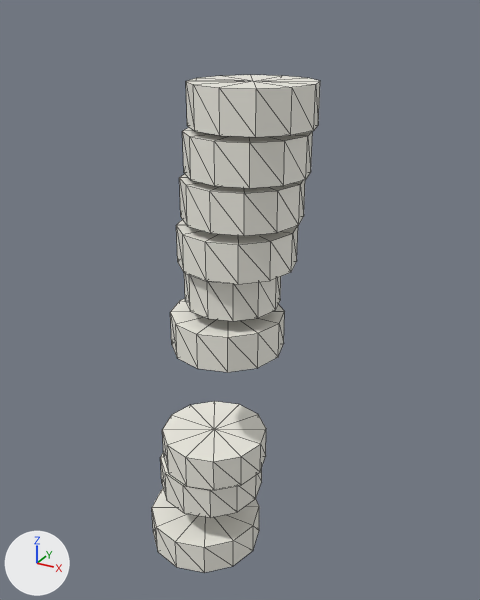
What one commit did to the glTF model public/studio/v2.15.0/d_pisa/model.glb.
Before and after are seen from a camera (50 mm lens) standing at (5.34, -8.26, 9.27) and looking at (0.64, 0.27, 5.01). Every picture has the same lights, and +X, +Y and +Z are marked at lower left. The older version comes first. Mesh edges are drawn as thin lines. Where no turn or scale is listed for an object, it has been applied to the vertices.

Script lines for the objects in view, before the commit:
```python
me_geometry_0 = bpy.data.meshes.new('geometry_0')
me_geometry_0.from_pydata(...)  # a 12-sided cylinder along z spanning x -0.94..1.06, y -1.0..1.0, z 0.21..0.79
me_geometry_0.materials.append(mat_defaultmaterial)
me_geometry_2 = bpy.data.meshes.new('geometry_2')
me_geometry_2.from_pydata(...)  # a 12-sided cylinder along z spanning x -0.69..1.11, y -0.9..0.9, z 1.41..1.99
me_geometry_2.materials.append(mat_defaultmaterial_002)
me_geometry_6 = bpy.data.meshes.new('geometry_6')
me_geometry_6.from_pydata(...)  # a 12-sided cylinder along z spanning x 0.01..1.81, y -0.9..0.9, z 7.14..7.72
me_geometry_6.materials.append(mat_defaultmaterial_006)
ob_part0 = bpy.data.objects.new('part0', me_geometry_0)
ob_part0.location = (0.0, 0.0, 0.0)
ob_part2 = bpy.data.objects.new('part2', me_geometry_2)
ob_part2.location = (0.0, 0.0, 0.0)
ob_part6 = bpy.data.objects.new('part6', me_geometry_6)
ob_part6.location = (0.0, 0.0, 0.0)
# also in view: 'part4' at (0.74, 0.0, 6.05); 'part7' at (0.99, 0.0, 8.09); 'part3' at (0.28, 0.0, 2.3); 'part1' at (0.57, 0.0, 4.6); 'part5' at (0.83, 0.0, 6.77)
```
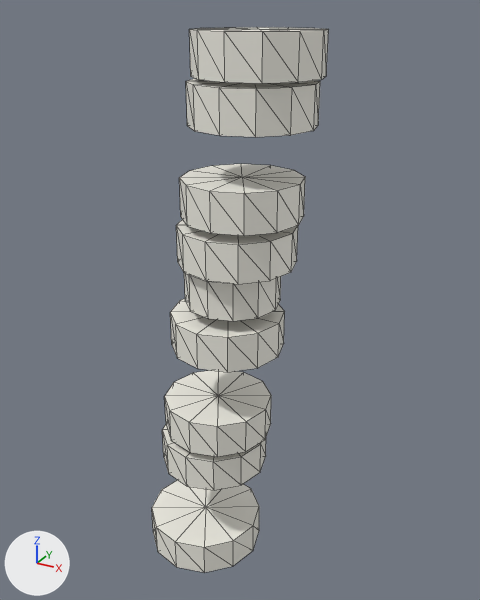
Where the change shows, as pixel boxes (x1, y1, x2, y2) in the pictures (480 x 600 px):
'part6', moved
    before: (182, 127, 313, 188)
    after: (189, 27, 329, 83)
'part2', moved
    before: (160, 453, 262, 518)
    after: (165, 370, 271, 457)

The change, as a diff of the scene's bpy script:
```diff
--- a/public/studio/v2.15.0/d_pisa/model.glb.py
+++ b/public/studio/v2.15.0/d_pisa/model.glb.py
@@ me_geometry_2 @@
 # used by ob_part2; location = (0.0, 0.0, 0.0)
-me_geometry_2.from_pydata(...)  # 26 vertices, 48 faces; spans x -0.69..1.11, y -0.9..0.9, z 1.41..1.99
+me_geometry_2.from_pydata(...)  # 26 vertices, 48 faces; spans x -0.53..1.27, y -0.9..0.9, z 2.71..3.29
+# me_geometry_2 part 1: the whole mesh is moved by (0.16, 0.0, 1.3)
 me_geometry_2.materials.append(mat_defaultmaterial_002)
@@ me_geometry_6 @@
 # used by ob_part6; location = (0.0, 0.0, 0.0)
-me_geometry_6.from_pydata(...)  # 26 vertices, 48 faces; spans x 0.01..1.81, y -0.9..0.9, z 7.14..7.72
+me_geometry_6.from_pydata(...)  # 26 vertices, 48 faces; spans x 0.17..1.97, y -0.9..0.9, z 8.44..9.02
+# me_geometry_6 part 2: the whole mesh is moved by (0.16, 0.0, 1.3)
 me_geometry_6.materials.append(mat_defaultmaterial_006)
```
